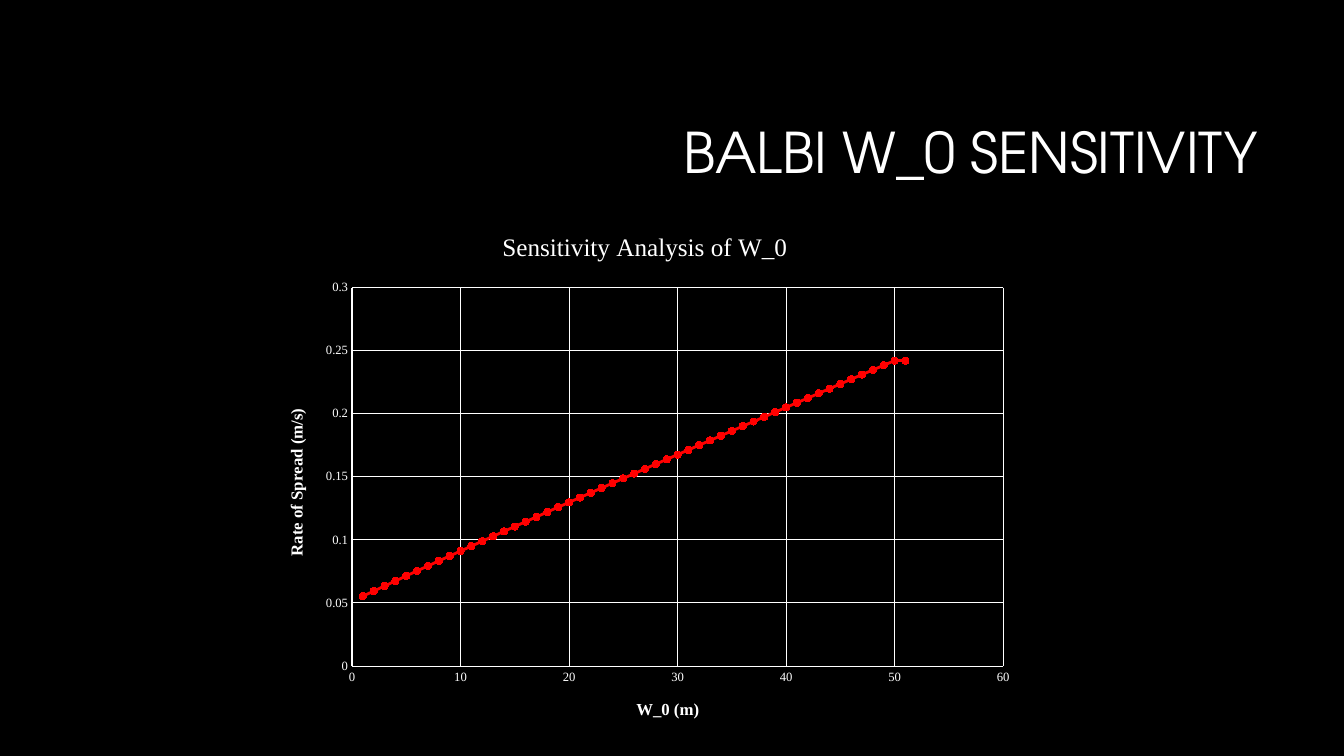
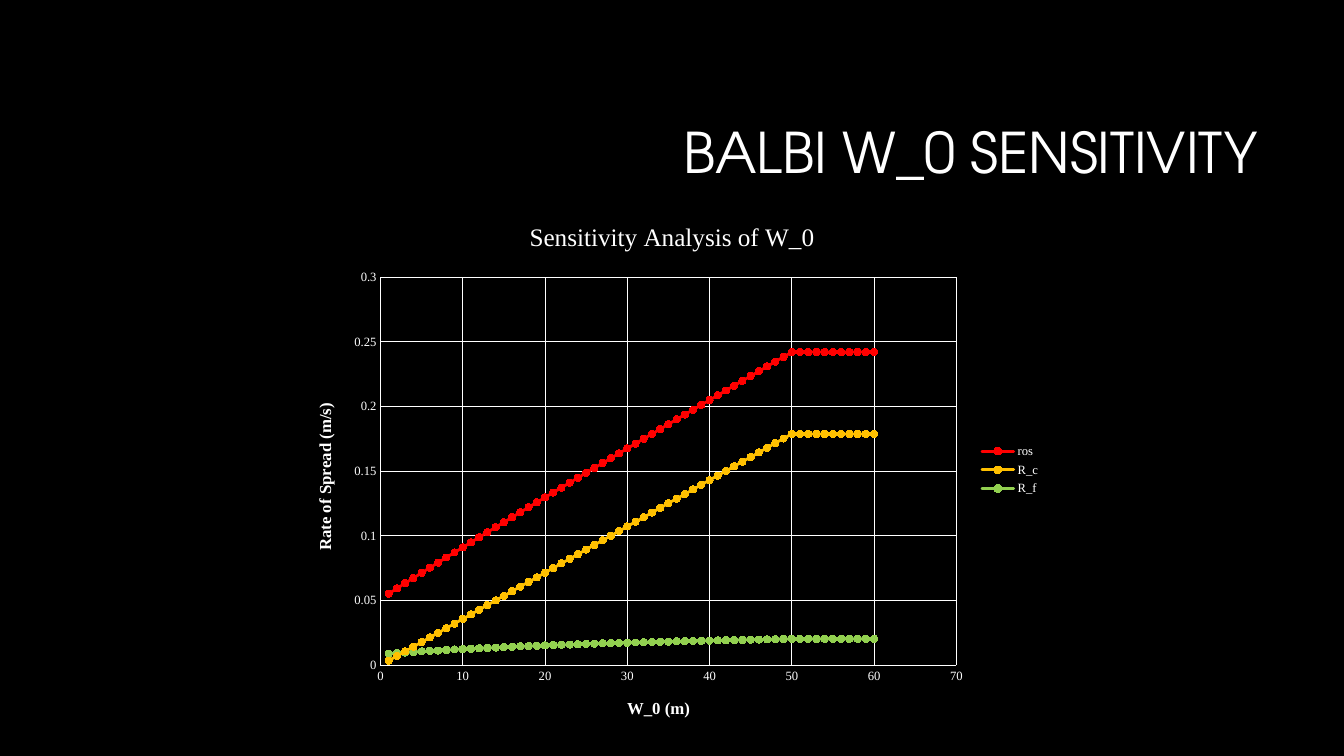
Before and after one commit to Jeremy-Benik/Meeting_Notes, a slide deck: slide 10 of LLNL/LLNL_Meeting_90922.pptx. Drawn at 1344x756 pixels with LibreOffice and Linux fonts; fonts in the diff are those of the drawing; background and template pictures are left out. Boxes give left, top, right and bottom in pixels: in the first picture for what was removed or moved away, otherwise in the second. Text is boxed around its words. In the diff, an @@ line names an element or a change of style, - is before the commit and + after.

```diff
--- a/LLNL/LLNL_Meeting_90922.pptx
+++ b/LLNL/LLNL_Meeting_90922.pptx
@@ scatter lines chart at (293,201,1051,740) @@
-Series 1: (1, 0.055), (2, 0.059), (3, 0.063), (4, 0.067), (5, 0.071), (6, 0.075), (7, 0.079), (8, 0.083), (9, 0.087), (10, 0.091), (11, 0.095), (12, 0.099), (13, 0.103), (14, 0.107), (15, 0.111), (16, 0.114), (17, 0.118), (18, 0.122), (19, 0.126), (20, 0.13), (21, 0.134), (22, 0.137), (23, 0.141), (24, 0.145), (25, 0.149), (26, 0.152), (27, 0.156), (28, 0.16), (29, 0.164), (30, 0.168), (31, 0.171), (32, 0.175), (33, 0.179), (34, 0.183), (35, 0.186), (36, 0.19), (37, 0.194), (38, 0.198), (39, 0.201), (40, 0.205), (41, 0.209), (42, 0.212), (43, 0.216), (44, 0.22), (45, 0.224), (46, 0.227), (47, 0.231), (48, 0.235), (49, 0.238), (50, 0.242), (51, 0.242)
+ros: (1, 0.055), (2, 0.059), (3, 0.063), (4, 0.067), (5, 0.071), (6, 0.075), (7, 0.079), (8, 0.083), (9, 0.087), (10, 0.091), (11, 0.095), (12, 0.099), (13, 0.103), (14, 0.107), (15, 0.111), (16, 0.114), (17, 0.118), (18, 0.122), (19, 0.126), (20, 0.13), (21, 0.134), (22, 0.137), (23, 0.141), (24, 0.145), (25, 0.149), (26, 0.152), (27, 0.156), (28, 0.16), (29, 0.164), (30, 0.168), (31, 0.171), (32, 0.175), (33, 0.179), (34, 0.183), (35, 0.186), (36, 0.19), (37, 0.194), (38, 0.198), (39, 0.201), (40, 0.205), (41, 0.209), (42, 0.212), (43, 0.216), (44, 0.22), (45, 0.224), (46, 0.227), (47, 0.231), (48, 0.235), (49, 0.238), (50, 0.242), (51, 0.242), (52, 0.242), (53, 0.242), (54, 0.242), (55, 0.242), (56, 0.242), (57, 0.242), (58, 0.242), (59, 0.242), (60, 0.242)
+R_c: (1, 0.004), (2, 0.007), (3, 0.011), (4, 0.014), (5, 0.018), (6, 0.021), (7, 0.025), (8, 0.029), (9, 0.032), (10, 0.036), (11, 0.039), (12, 0.043), (13, 0.046), (14, 0.05), (15, 0.054), (16, 0.057), (17, 0.061), (18, 0.064), (19, 0.068), (20, 0.071), (21, 0.075), (22, 0.079), (23, 0.082), (24, 0.086), (25, 0.089), (26, 0.093), (27, 0.097), (28, 0.1), (29, 0.104), (30, 0.107), (31, 0.111), (32, 0.114), (33, 0.118), (34, 0.122), (35, 0.125), (36, 0.129), (37, 0.132), (38, 0.136), (39, 0.14), (40, 0.143), (41, 0.147), (42, 0.15), (43, 0.154), (44, 0.157), (45, 0.161), (46, 0.165), (47, 0.168), (48, 0.172), (49, 0.175), (50, 0.179), (51, 0.179), (52, 0.179), (53, 0.179), (54, 0.179), (55, 0.179), (56, 0.179), (57, 0.179), (58, 0.179), (59, 0.179), (60, 0.179)
+R_f: (1, 0.009), (2, 0.009), (3, 0.01), (4, 0.01), (5, 0.011), (6, 0.011), (7, 0.011), (8, 0.012), (9, 0.012), (10, 0.013), (11, 0.013), (12, 0.013), (13, 0.013), (14, 0.014), (15, 0.014), (16, 0.014), (17, 0.015), (18, 0.015), (19, 0.015), (20, 0.015), (21, 0.016), (22, 0.016), (23, 0.016), (24, 0.016), (25, 0.017), (26, 0.017), (27, 0.017), (28, 0.017), (29, 0.017), (30, 0.017), (31, 0.018), (32, 0.018), (33, 0.018), (34, 0.018), (35, 0.018), (36, 0.018), (37, 0.019), (38, 0.019), (39, 0.019), (40, 0.019), (41, 0.019), (42, 0.019), (43, 0.019), (44, 0.02), (45, 0.02), (46, 0.02), (47, 0.02), (48, 0.02), (49, 0.02), (50, 0.02), (51, 0.02), (52, 0.02), (53, 0.02), (54, 0.02), (55, 0.02), (56, 0.02), (57, 0.02), (58, 0.02), (59, 0.02), (60, 0.02)
@@ legend changed @@
@@ scatter lines chart: place and size @@
-scatter lines chart at (265,212,1025,741)
+scatter lines chart at (293,201,1051,740)
```
Also in this commit, not shown: 1 other slide changed, 2 other files.
